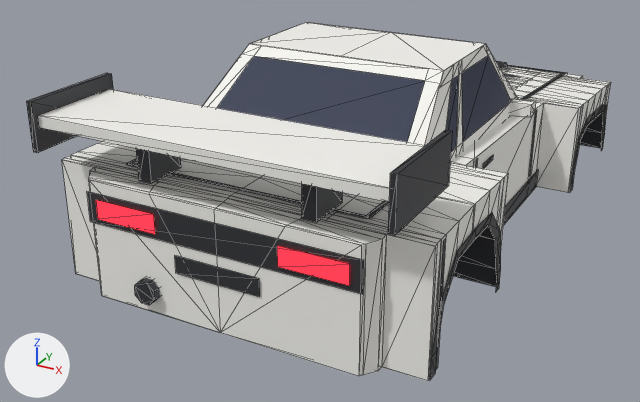
A saved change to the glTF model assets/meshes/blitz/Blitz.glb.
Before and after are seen from a camera (50 mm lens) standing at (7.35, -16.07, 6.31) and looking at (-0.95, -0.97, -1.25). Every picture has the same lights, and +X, +Y and +Z are marked at lower left. The picture after the commit comes second. Mesh edges are drawn as thin lines.

Names of what the first picture shows: 'BumperRear', 'Cowl', 'DeckWing', 'DeckWingBlade', 'Fender_FR', 'Hood', 'Pillars', 'RearWindow', 'Roof', 'TailGarnish', 'Trunk', 'Window_FR' and 19 more.
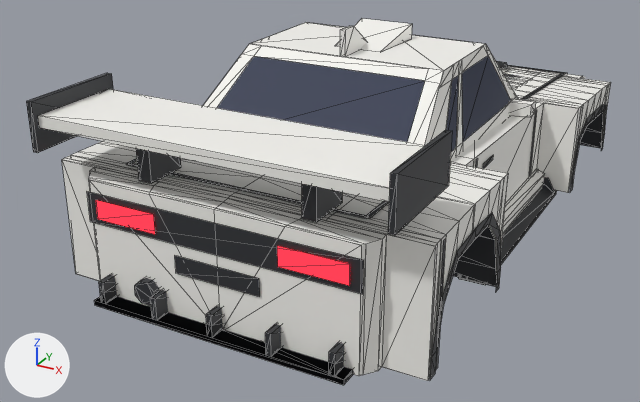
Location of each change, (x1, y1, x2, y2) in pixels of the pictures (640 x 402 px):
'Opt_Diffuser_Road_AccDiffuser', added: after (94, 286, 353, 385)
'Opt_Diffuser_Race_AccDiffuserRace', added: after (97, 275, 353, 384)
'Opt_Skirts_Blade_AccSideBlade_R', added: after (459, 177, 557, 285)
'Opt_Roof_Scoop_AccRoofScoop', added: after (335, 18, 412, 52)
'Opt_Skirts_Side_AccSkirt_R', added: after (461, 169, 545, 279)
'Opt_Roof_Fin_AccSharkFin', added: after (340, 26, 367, 56)

Patch to the scene script:
```diff
--- a/assets/meshes/blitz/Blitz.glb.py
+++ b/assets/meshes/blitz/Blitz.glb.py
@@ me_opt_roof_scoop_accroofscoop @@
+me_opt_roof_scoop_accroofscoop.from_pydata([(-0.48, -1.25, 2.2), (0.48, -1.25, 2.2), (0.55, 0.05, 2.48), (-0.55, 0.05, 2.48), (0.55, 0.05, 2.18), (0.48, -1.25, 2.18), (-0.48, -1.25, 2.18), (-0.55, 0.05, 2.18)], [], [(0, 1, 2), (0, 2, 3), (4, 2, 1), (4, 1, 5), (6, 0, 3), (6, 3, 7)])
+me_opt_roof_scoop_accroofscoop.materials.append(mat_body)  # white #f7f6f1
@@ me_opt_roof_fin_accsharkfin @@
+me_opt_roof_fin_accsharkfin.from_pydata([(0.05, -1.5, 2.68), (0.05, -1.85, 2.68), (0.05, -1.85, 2.19), (0.05, -0.8, 2.19), (-0.05, -0.8, 2.19), (-0.05, -1.85, 2.19), (-0.05, -1.85, 2.68), (-0.05, -1.5, 2.68)], [], [(0, 1, 2), (0, 2, 3), (4, 5, 6), (4, 6, 7), (6, 1, 0), (6, 0, 7), (7, 0, 3), (7, 3, 4), (5, 2, 1), (5, 1, 6)])
+me_opt_roof_fin_accsharkfin.materials.append(mat_body)  # white #f7f6f1
@@ ob_opt_skirts_side_accskirt_r @@
+ob_opt_skirts_side_accskirt_r = bpy.data.objects.new('Opt_Skirts_Side_AccSkirt_R', me_opt_skirts_side_accskirt_r)  # 10 vertices, 14 faces; spans x 2.7..2.9, y -2.38..2.38, z -1.46..-0.98; in mat_body (white #f7f6f1)
+ob_opt_skirts_side_accskirt_r.location = (0.0, 0.0, 0.0)
@@ ob_opt_skirts_blade_accsideblade_r @@
+ob_opt_skirts_blade_accsideblade_r = bpy.data.objects.new('Opt_Skirts_Blade_AccSideBlade_R', me_opt_skirts_blade_accsideblade_r)  # 16 vertices, 16 faces; spans x 2.7..3.2, y -2.38..2.38, z -1.48..-1.12; in mat_trim (dark grey #2f3035)
+ob_opt_skirts_blade_accsideblade_r.location = (0.0, 0.0, 0.0)
@@ ob_opt_roof_scoop_accroofscoop @@
+ob_opt_roof_scoop_accroofscoop = bpy.data.objects.new('Opt_Roof_Scoop_AccRoofScoop', me_opt_roof_scoop_accroofscoop)
+ob_opt_roof_scoop_accroofscoop.location = (0.0, 0.0, 0.0)
@@ ob_opt_roof_fin_accsharkfin @@
+ob_opt_roof_fin_accsharkfin = bpy.data.objects.new('Opt_Roof_Fin_AccSharkFin', me_opt_roof_fin_accsharkfin)
+ob_opt_roof_fin_accsharkfin.location = (0.0, 0.0, 0.0)
@@ ob_opt_diffuser_road_accdiffuser @@
+ob_opt_diffuser_road_accdiffuser = bpy.data.objects.new('Opt_Diffuser_Road_AccDiffuser', me_opt_diffuser_road_accdiffuser)  # a box spanning x -2.4..2.4, y -6.34..-5.79, z -1.44..-1.34; a box spanning x -2.25..-2.15, y -6.34..-5.79, z -1.34..-1.12; a box spanning x -0.05..0.05, y -6.34..-5.79, z -1.34..-1.12; a box spanning x 2.15..2.25, y -6.34..-5.79, z -1.34..-1.12; in mat_trim (dark grey #2f3035)
+ob_opt_diffuser_road_accdiffuser.location = (0.0, 0.0, 0.0)
@@ ob_opt_diffuser_race_accdiffuserrace @@
+ob_opt_diffuser_race_accdiffuserrace = bpy.data.objects.new('Opt_Diffuser_Race_AccDiffuserRace', me_opt_diffuser_race_accdiffuserrace)  # a box spanning x -2.4..2.4, y -6.34..-5.44, z -1.44..-1.34; a box spanning x -2.25..-2.15, y -6.34..-5.44, z -1.34..-0.94; a box spanning x -1.15..-1.05, y -6.34..-5.44, z -1.34..-0.94; a box spanning x -0.05..0.05, y -6.34..-5.44, z -1.34..-0.94; a box spanning x 1.05..1.15, y -6.34..-5.44, z -1.34..-0.94; a box spanning x 2.15..2.25, y -6.34..-5.44, z -1.34..-0.94; in mat_trim (dark grey #2f3035)
+ob_opt_diffuser_race_accdiffuserrace.location = (0.0, 0.0, 0.0)
```
